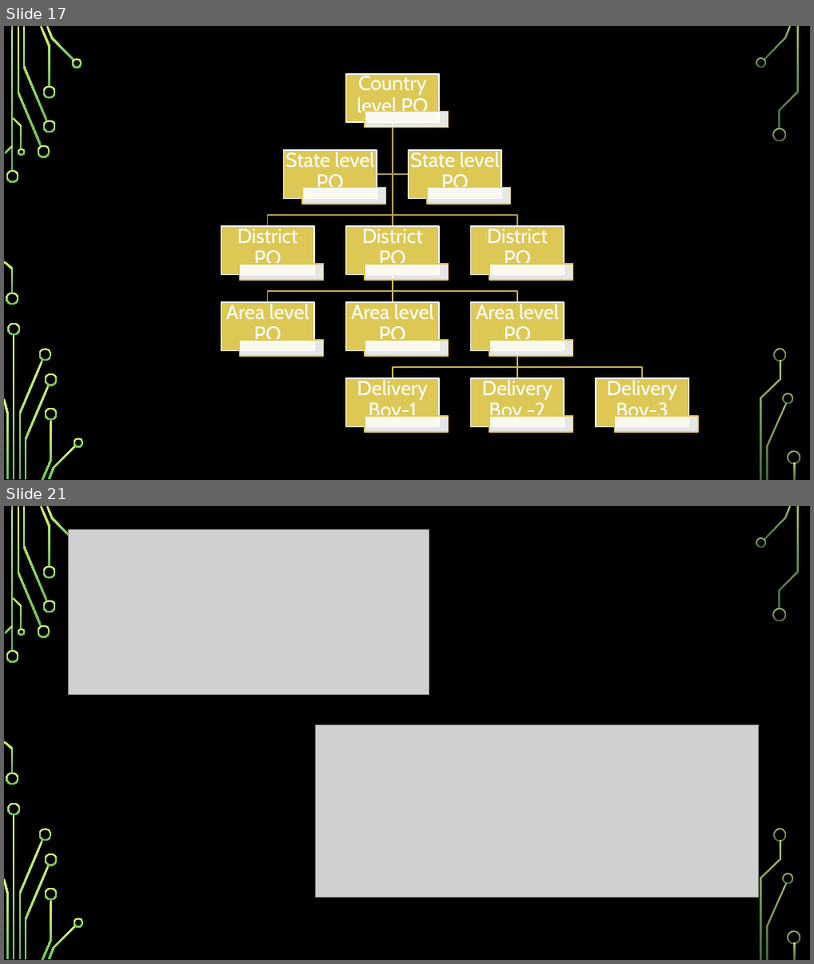
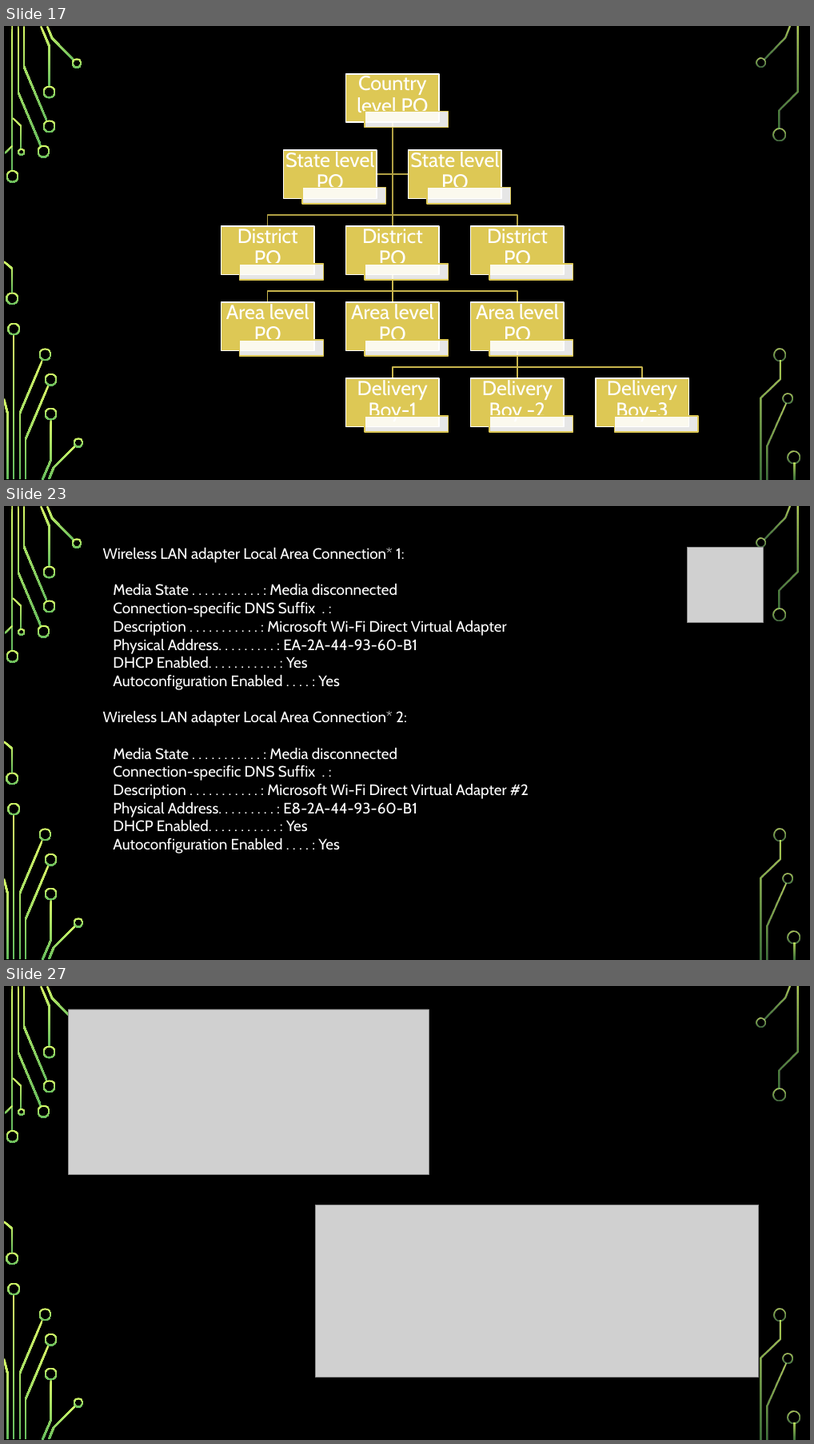
Before and after one commit to girishsukukumar/IoTWorkshop, a slide deck: Module-1.pptx. Shown one above the other, each under a label of ours: slides 17 and 21 before the commit, slides 17, 23 and 27 after it; the slides between them are not shown. The pictures are 814x964 and 814x1444 pixels, drawn with LibreOffice and Linux fonts; fonts in the diff are those of the drawing; grey boxes stand for pictures; background and template pictures are left out. Boxes give left, top, right and bottom in pixels: in the first picture for what was removed or moved away, otherwise in the second. Text is boxed around its words. In the diff, an @@ line names an element or a change of style, - is before the commit and + after.

```diff
--- a/Module-1.pptx
+++ b/Module-1.pptx
@@ slide 23 added at (x1=4, y1=506, x2=810, y2=960), background picture (left out); not listed: 36 template elements that a slide beside it also shows @@
@@ text added at (x1=103, y1=547, x2=529, y2=853), 18 pt, text #FFFFFF @@
+Wireless LAN adapter Local Area Connection* 1:
+Media State . . . . . . . . . . . : Media disconnected
+Connection-specific DNS Suffix . :
+Description . . . . . . . . . . . : Microsoft Wi-Fi Direct Virtual Adapter
+Physical Address. . . . . . . . . : EA-2A-44-93-60-B1
+DHCP Enabled. . . . . . . . . . . : Yes
+Autoconfiguration Enabled . . . . : Yes
+Wireless LAN adapter Local Area Connection* 2:
+Media State . . . . . . . . . . . : Media disconnected
+Connection-specific DNS Suffix . :
+Description . . . . . . . . . . . : Microsoft Wi-Fi Direct Virtual Adapter #2
+Physical Address. . . . . . . . . : E8-2A-44-93-60-B1
+DHCP Enabled. . . . . . . . . . . : Yes
+Autoconfiguration Enabled . . . . : Yes
@@ picture added at (x1=688, y1=547, x2=764, y2=623) @@
@@ what was slide 21 is now slide 27 @@
```
Also in this commit, not shown: 6 slides changed, 5 other slides added.
